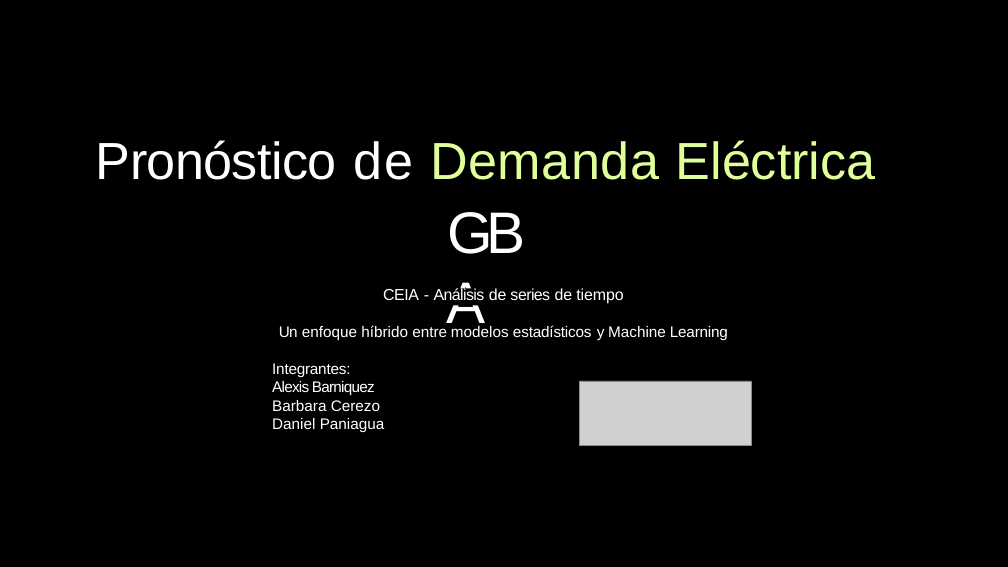
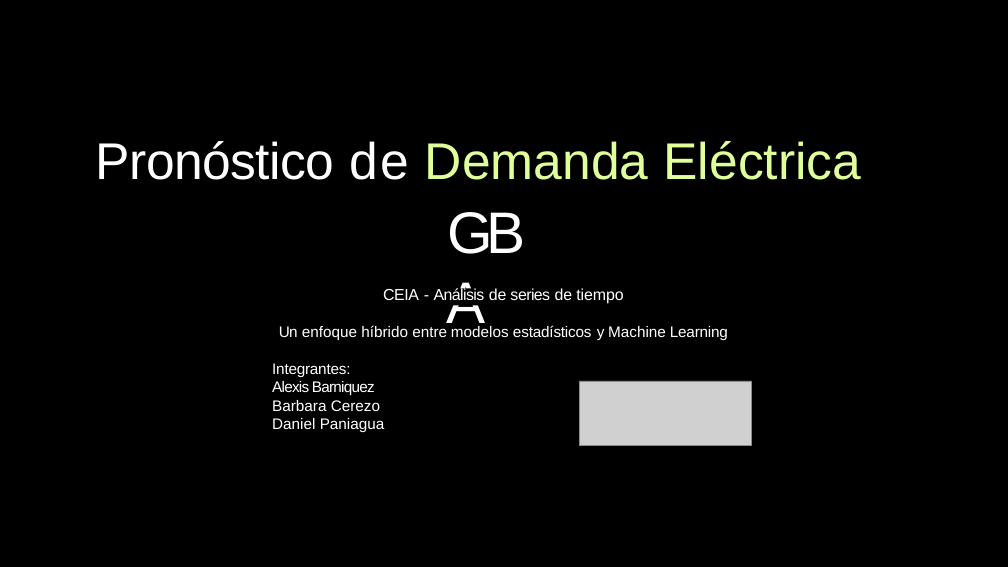
Before and after one commit to alexisbarnique/ceia-ast-tpf, a slide deck: slide 1 of Pronóstico de Demanda Eléctrica GBA.pptx. Drawn at 1008x567 pixels with LibreOffice and Linux fonts; fonts in the diff are those of the drawing; grey boxes stand for pictures. Boxes give left, top, right and bottom in pixels: in the first picture for what was removed or moved away, otherwise in the second. Text is boxed around its words. In the diff, an @@ line names an element or a change of style, - is before the commit and + after.

```diff
--- a/Pronóstico de Demanda Eléctrica GBA.pptx
+++ b/Pronóstico de Demanda Eléctrica GBA.pptx
@@ title "Pronóstico de Demanda Eléctrica" at <box>96,141,862,180</box>: size 81.9 to 81 pt; letter spacing -0.9 to -1 pt in "Pronóstico"; letter spacing 3.6 to 3 pt in "de"; letter spacing 0.9 to 0 pt in "Demanda" @@
```
Also in this commit, not shown: 9 other slides changed.
